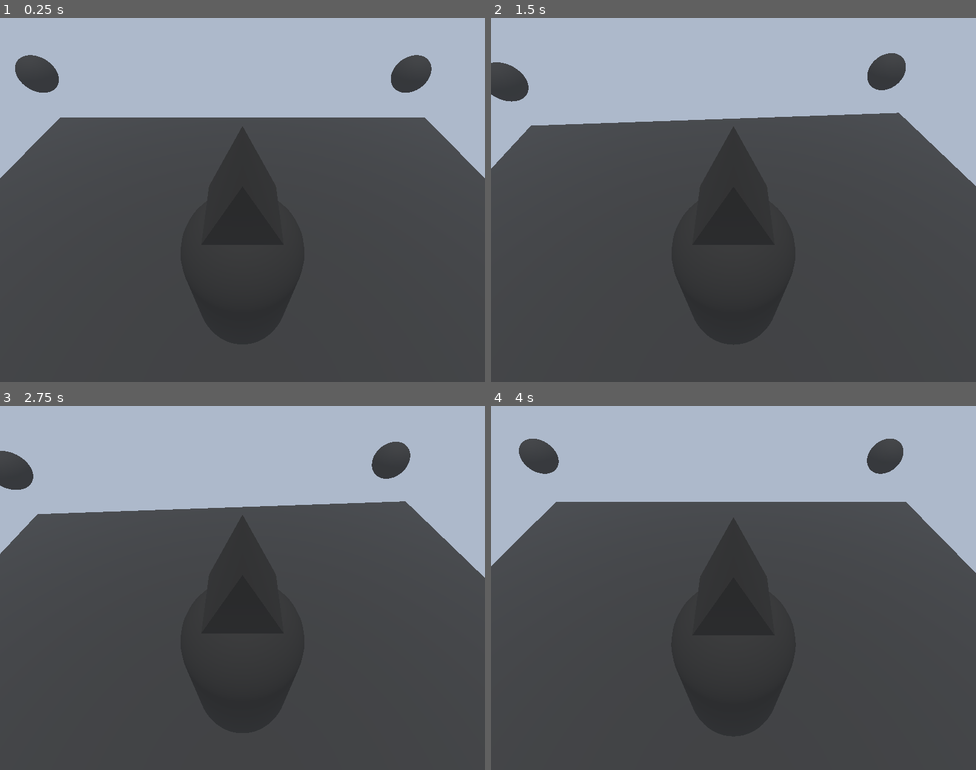
Above: before the commit, frames 1-4 (two rows, left to right).
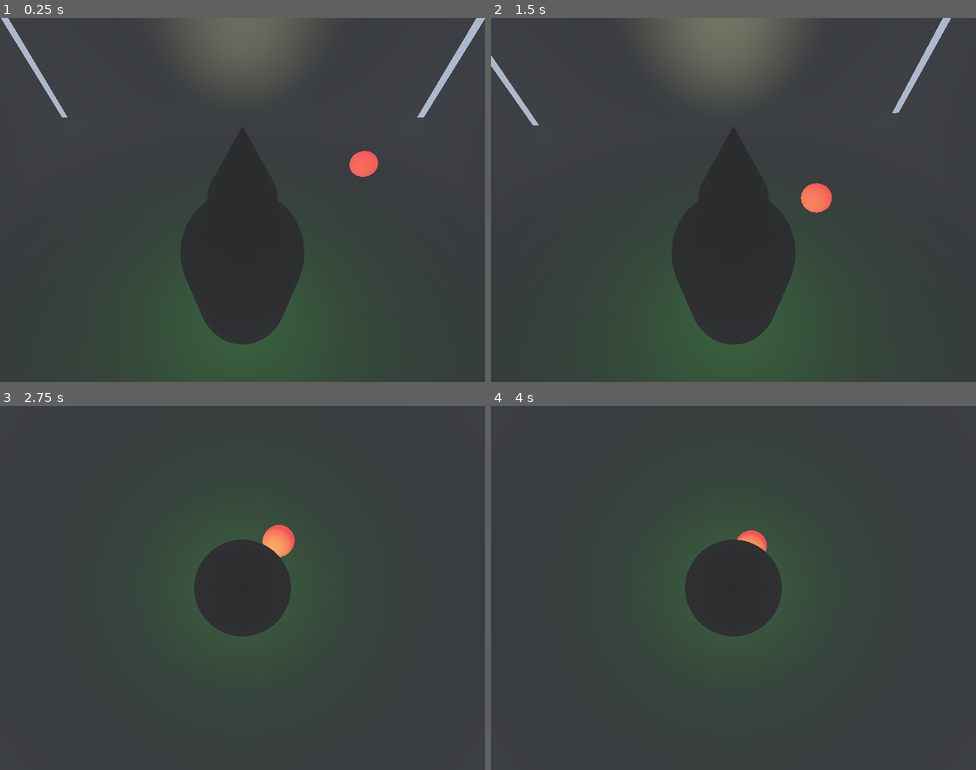
Above: after the commit, the same moments.

Repository: funhouse-ghoul/ChopShop
Game: Godot game, scene res://PrototypeScenes/FHGCS1.tscn
Two runs of this game, one before a commit and one after it. Both use one fixed random seed, a clock stepped at 60 frames per second and the inputs below.
Inputs:
- Up to frame 1 (0.25 s): no input
- Up to frame 2 (1.5 s): tap Right (io+r) at 0.6 s; tap W (io+x) at 1.35 s
- Up to frame 3 (2.75 s): tap D (io+y) at 2.1 s
- Up to frame 4 (4 s): tap Left (io-r) at 2.85 s; tap Enter at 3.5 s; hold S (io-x) from 3.53 s (still down)

The runs differ from the first frame. In frame 1, 28% of the frame differs, in the area x 0-100%, y 0-93%; in frame 2, 29%; in frame 3, 30%, in the area x 0-100%, y 0-74%; in frame 4, 29%.

Commit message:
basic follower complete

Diff:
--- a/Prefabs/caver.tscn
+++ b/Prefabs/caver.tscn
@@ -10,32 +10,36 @@
 height = 10.0
 
 [sub_resource type="SphereShape3D" id="SphereShape3D_kgtat"]
-radius = 3.0
+radius = 3.5
 
 [node name="Caver" unique_id=825253521 instance=ExtResource("1_o77wn")]
 
 [node name="PlayerSpringArm" parent="." index="2" unique_id=912092479]
 transform = Transform3D(0.99999994, 0, 0, 0, 1, 0, 0, 0, 0.99999994, 0, 2.25, -2)
 
-[node name="HeadMesh" type="MeshInstance3D" parent="." index="3" unique_id=775236689]
+[node name="Head" type="MeshInstance3D" parent="." index="3" unique_id=775236689]
 transform = Transform3D(0.5, 0, 0, 0, 0.5, 0, 0, 0, 0.5, 0, 1.2439694, 0)
 mesh = SubResource("PrismMesh_55inb")
 script = ExtResource("2_1jh3d")
 
-[node name="SpotLight3D" type="SpotLight3D" parent="HeadMesh" index="0" unique_id=906264947]
+[node name="SpotLight3D" type="SpotLight3D" parent="Head" index="0" unique_id=906264947]
 transform = Transform3D(-1, 0, -8.742278e-08, 0, 1, 0, 8.742278e-08, 0, -1, 0, 0, 0)
 spot_angle = 30.0
 
-[node name="Vision" type="Area3D" parent="HeadMesh" index="1" unique_id=1681934569]
+[node name="Vision" type="Area3D" parent="Head" index="1" unique_id=1681934569]
 transform = Transform3D(1, 0, 0, 0, 1, 0, 0, 0, 1, 0, 1.73315, 0.4658792)
 
-[node name="CollisionShape3D" type="CollisionShape3D" parent="HeadMesh/Vision" index="0" unique_id=1655183957]
+[node name="CollisionShape3D" type="CollisionShape3D" parent="Head/Vision" index="0" unique_id=1655183957]
 transform = Transform3D(1, 0, 0, 0, -4.371139e-08, -1, 0, 1, -4.371139e-08, 0, -1.7736216, 4.9823)
 shape = SubResource("CapsuleShape3D_kgtat")
 
-[node name="SpacAware" type="Area3D" parent="HeadMesh" index="2" unique_id=433060464]
+[node name="SpacAware" type="Area3D" parent="Head" index="2" unique_id=433060464]
 transform = Transform3D(1, 0, 0, 0, 1, 0, 0, 0, 1, 0, -2.458331, 0)
 
-[node name="CollisionShape3D" type="CollisionShape3D" parent="HeadMesh/SpacAware" index="0" unique_id=902912294]
+[node name="CollisionShape3D" type="CollisionShape3D" parent="Head/SpacAware" index="0" unique_id=902912294]
 transform = Transform3D(1, 0, 0, 0, -4.371139e-08, -1, 0, 1, -4.371139e-08, 0, 0, 0)
 shape = SubResource("SphereShape3D_kgtat")
+
+[node name="GlowLight" type="OmniLight3D" parent="Head" index="3" unique_id=1570118038]
+light_color = Color(0.42568094, 0.76669383, 0, 1)
+light_energy = 0.5
--- a/Prefabs/dummy_enemy.tscn
+++ b/Prefabs/dummy_enemy.tscn
@@ -4,7 +4,12 @@
 
 [sub_resource type="SphereShape3D" id="SphereShape3D_kgtat"]
 
+[sub_resource type="StandardMaterial3D" id="StandardMaterial3D_abukt"]
+emission_enabled = true
+emission = Color(0.9372549, 0, 0, 1)
+
 [sub_resource type="SphereMesh" id="SphereMesh_kgtat"]
+material = SubResource("StandardMaterial3D_abukt")
 
 [node name="DummyEnemy" type="CharacterBody3D" unique_id=1901569788]
 transform = Transform3D(0.5, 0, 0, 0, 0.5, 0, 0, 0, 0.5, 0, 0, 0)
@@ -15,3 +20,5 @@
 
 [node name="MeshInstance3D" type="MeshInstance3D" parent="." unique_id=537373049]
 mesh = SubResource("SphereMesh_kgtat")
+
+[node name="NavigationAgent3D" type="NavigationAgent3D" parent="." unique_id=1702260820]
--- a/PrototypeScenes/FHGCS1.tscn
+++ b/PrototypeScenes/FHGCS1.tscn
@@ -5,39 +5,101 @@
 [ext_resource type="PackedScene" uid="uid://cw1c4bkjmt774" path="res://Prefabs/dummy_enemy.tscn" id="4_dnmrq"]
 [ext_resource type="PackedScene" uid="uid://diy65xc6ja1pr" path="res://Prefabs/caver.tscn" id="4_u2smc"]
 
+[sub_resource type="NavigationMesh" id="NavigationMesh_kgtat"]
+vertices = PackedVector3Array(-3.75, 0.35, -3.789237, -3.75, 0.35, 3.710763, 3.75, 0.35, 3.710763, 3.75, 0.35, -3.789237)
+polygons = [PackedInt32Array(3, 2, 0), PackedInt32Array(0, 2, 1)]
+
 [sub_resource type="PlaneMesh" id="PlaneMesh_kgtat"]
 size = Vector2(10, 10)
 
 [sub_resource type="BoxShape3D" id="BoxShape3D_kgtat"]
 size = Vector3(10, 0.1, 10)
 
+[sub_resource type="BoxMesh" id="BoxMesh_kgtat"]
+size = Vector3(8.634304, 4.1694336, 0.5883789)
+
+[sub_resource type="BoxShape3D" id="BoxShape3D_abukt"]
+size = Vector3(8.624268, 4.16156, 0.56048584)
+
 [node name="World" type="Node3D" unique_id=1415019361]
+
+[node name="NavigationRegion3D" type="NavigationRegion3D" parent="." unique_id=1456840131]
+navigation_mesh = SubResource("NavigationMesh_kgtat")
+
+[node name="Geometry" type="Node3D" parent="NavigationRegion3D" unique_id=597021514]
+
+[node name="Floor" type="MeshInstance3D" parent="NavigationRegion3D/Geometry" unique_id=1694409454]
+mesh = SubResource("PlaneMesh_kgtat")
+
+[node name="StaticBody3D" type="StaticBody3D" parent="NavigationRegion3D/Geometry/Floor" unique_id=268375192]
+
+[node name="CollisionShape3D" type="CollisionShape3D" parent="NavigationRegion3D/Geometry/Floor/StaticBody3D" unique_id=1563215489]
+transform = Transform3D(1, 0, 0, 0, 1, 0, 0, 0, 1, 0, -0.1, 0)
+shape = SubResource("BoxShape3D_kgtat")
+
+[node name="Wall" type="MeshInstance3D" parent="NavigationRegion3D/Geometry" unique_id=1615076701]
+transform = Transform3D(1, 0, 0, 0, 1, 0, 0, 0, 1, 0.0025939941, 2.0556278, 4.70226)
+mesh = SubResource("BoxMesh_kgtat")
+
+[node name="StaticBody3D" type="StaticBody3D" parent="NavigationRegion3D/Geometry/Wall" unique_id=2027838337]
+
+[node name="CollisionShape3D" type="CollisionShape3D" parent="NavigationRegion3D/Geometry/Wall/StaticBody3D" unique_id=957775523]
+transform = Transform3D(1, 0, 0, 0, 1, 0, 0, 0, 1, 0.0057373047, 0.008551121, -0.0152282715)
+shape = SubResource("BoxShape3D_abukt")
+
+[node name="Wall2" type="MeshInstance3D" parent="NavigationRegion3D/Geometry" unique_id=1663609243]
+transform = Transform3D(1, 0, 0, 0, 1, 0, 0, 0, 1, 0.0051879883, 1.9977663, -4.743766)
+mesh = SubResource("BoxMesh_kgtat")
+
+[node name="StaticBody3D" type="StaticBody3D" parent="NavigationRegion3D/Geometry/Wall2" unique_id=20161883]
+
+[node name="CollisionShape3D" type="CollisionShape3D" parent="NavigationRegion3D/Geometry/Wall2/StaticBody3D" unique_id=1514712820]
+transform = Transform3D(1, 0, 0, 0, 1, 0, 0, 0, 1, 0.0057373047, 0.008551121, -0.0152282715)
+shape = SubResource("BoxShape3D_abukt")
+
+[node name="Wall3" type="MeshInstance3D" parent="NavigationRegion3D/Geometry" unique_id=1220135824]
+transform = Transform3D(-4.371139e-08, 0, 1, 0, 1, 0, -1, 0, -4.371139e-08, -4.6621995, 1.9399047, -0.045071602)
+mesh = SubResource("BoxMesh_kgtat")
+
+[node name="StaticBody3D" type="StaticBody3D" parent="NavigationRegion3D/Geometry/Wall3" unique_id=1254489569]
+
+[node name="CollisionShape3D" type="CollisionShape3D" parent="NavigationRegion3D/Geometry/Wall3/StaticBody3D" unique_id=1340982824]
+transform = Transform3D(1, 0, 0, 0, 1, 0, 0, 0, 1, 0.0057373047, 0.008551121, -0.0152282715)
+shape = SubResource("BoxShape3D_abukt")
+
+[node name="Wall4" type="MeshInstance3D" parent="NavigationRegion3D/Geometry" unique_id=407183288]
+transform = Transform3D(-4.371139e-08, 0, 1, 0, 1, 0, -1, 0, -4.371139e-08, 4.63952, 1.9399047, -0.045071602)
+mesh = SubResource("BoxMesh_kgtat")
+
+[node name="StaticBody3D" type="StaticBody3D" parent="NavigationRegion3D/Geometry/Wall4" unique_id=18997924]
+
+[node name="CollisionShape3D" type="CollisionShape3D" parent="NavigationRegion3D/Geometry/Wall4/StaticBody3D" unique_id=1868765218]
+transform = Transform3D(1, 0, 0, 0, 1, 0, 0, 0, 1, 0.0057373047, 0.008551121, -0.0152282715)
+shape = SubResource("BoxShape3D_abukt")
 
 [node name="Environment" type="Node3D" parent="." unique_id=1587728660]
 
 [node name="DirectionalLight3D" type="DirectionalLight3D" parent="Environment" unique_id=1806852919]
 transform = Transform3D(1, 0, 0, 0, -0.00077621534, 0.9999997, 0, -0.9999997, -0.00077621534, 0, 4.8310947, 0)
-light_color = Color(0.29954746, 0.29954746, 0.29954743, 1)
+light_color = Color(0, 0, 0, 1)
+sky_mode = 2
 
 [node name="WorldEnvironment" type="WorldEnvironment" parent="Environment" unique_id=2083300055]
 environment = ExtResource("1_20fo3")
 
-[node name="Geometry" type="Node3D" parent="." unique_id=597021514]
-
-[node name="Floor" type="MeshInstance3D" parent="Geometry" unique_id=1694409454]
-mesh = SubResource("PlaneMesh_kgtat")
-
-[node name="StaticBody3D" type="StaticBody3D" parent="Geometry/Floor" unique_id=268375192]
-
-[node name="CollisionShape3D" type="CollisionShape3D" parent="Geometry/Floor/StaticBody3D" unique_id=1563215489]
-transform = Transform3D(1, 0, 0, 0, 1, 0, 0, 0, 1, 0, -0.1, 0)
-shape = SubResource("BoxShape3D_kgtat")
-
 [node name="Caver" parent="." unique_id=825253521 instance=ExtResource("4_u2smc")]
 transform = Transform3D(1, 0, 0, 0, 1, 0, 0, 0, 1, 0, 1.117708, 0)
 
-[node name="HeadMesh" parent="Caver" index="3" unique_id=775236689 node_paths=PackedStringArray("camera")]
+[node name="Head" parent="Caver" index="3" unique_id=775236689 node_paths=PackedStringArray("camera")]
 camera = NodePath("../../PlayerView")
+
+[node name="SpotLight3D" parent="Caver/Head" index="0" unique_id=906264947]
+light_color = Color(1, 1, 0.8, 1)
+light_energy = 10.0
+
+[node name="GlowLight" parent="Caver/Head" index="3" unique_id=1570118038]
+transform = Transform3D(1, 0, 0, 0, 1, 0, 0, 0, 1, 0, -2.3461561, 0)
+light_color = Color(0.2742921, 0.8391858, 0.2879203, 1)
 
 [node name="PlayerView" type="Camera3D" parent="." unique_id=215360606 node_paths=PackedStringArray("player")]
 transform = Transform3D(1, 0, 0, 0, 1, 0, 0, 0, 1, 0, 3, 0.026)
@@ -47,21 +109,13 @@
 
 [node name="DummyEnemies" type="Node3D" parent="." unique_id=1619773101]
 
-[node name="DummyEnemy" parent="DummyEnemies" unique_id=1901569788 instance=ExtResource("4_dnmrq")]
-transform = Transform3D(0.5, 0, 0, 0, 0.5, 0, 0, 0, 0.5, -2.5318344, 1.941963, 2.786612)
+[node name="DummyEnemy" parent="DummyEnemies" unique_id=1901569788 node_paths=PackedStringArray("player") instance=ExtResource("4_dnmrq")]
+transform = Transform3D(0.5, 0, 0, 0, 0.5, 0, 0, 0, 0.5, -2.5318344, 0.34892917, 2.786612)
+player = NodePath("../../Caver")
 
-[node name="DummyEnemy2" parent="DummyEnemies" unique_id=993876419 instance=ExtResource("4_dnmrq")]
-transform = Transform3D(0.5, 0, 0, 0, 0.5, 0, 0, 0, 0.5, 3.0864117, 1.941963, 2.786612)
-
-[node name="DummyEnemy3" parent="DummyEnemies" unique_id=1729567979 instance=ExtResource("4_dnmrq")]
-transform = Transform3D(0.5, 0, 0, 0, 0.5, 0, 0, 0, 0.5, -2.5318344, 1.941963, -3.807673)
-
-[node name="DummyEnemy4" parent="DummyEnemies" unique_id=2059228995 instance=ExtResource("4_dnmrq")]
-transform = Transform3D(0.5, 0, 0, 0, 0.5, 0, 0, 0, 0.5, 0.2595811, 1.941963, -2.8141787)
-
-[connection signal="body_entered" from="Caver/HeadMesh/Vision" to="PlayerView" method="_on_vision_body_entered"]
-[connection signal="body_exited" from="Caver/HeadMesh/Vision" to="PlayerView" method="_on_vision_body_exited"]
-[connection signal="body_entered" from="Caver/HeadMesh/SpacAware" to="PlayerView" method="_on_spac_aware_body_entered"]
-[connection signal="body_exited" from="Caver/HeadMesh/SpacAware" to="PlayerView" method="_on_spac_aware_body_exited"]
+[connection signal="body_entered" from="Caver/Head/Vision" to="PlayerView" method="_on_vision_body_entered"]
+[connection signal="body_exited" from="Caver/Head/Vision" to="PlayerView" method="_on_vision_body_exited"]
+[connection signal="body_entered" from="Caver/Head/SpacAware" to="PlayerView" method="_on_spac_aware_body_entered"]
+[connection signal="body_exited" from="Caver/Head/SpacAware" to="PlayerView" method="_on_spac_aware_body_exited"]
 
 [editable path="Caver"]
--- a/Scripts/enemy.gd
+++ b/Scripts/enemy.gd
@@ -1,2 +1,26 @@
 extends CharacterBody3D
 class_name EnemyBody
+
+@onready var nav_agent = $NavigationAgent3D
+@export var speed = 1.0
+@export var player : PlayerCharacter
+var in_range:= .5
+
+func _ready():
+	assert(player)
+
+func _physics_process(delta):
+
+	update_target_location(player.global_position)
+	if position.distance_to(player.global_position) > in_range:
+		var currLoc = global_transform.origin
+		print(currLoc)
+		var nextLoc = nav_agent.get_next_path_position()
+		#print(nextLoc)
+		var newVel = (nextLoc - currLoc).normalized() * speed
+		velocity = newVel
+		print(velocity)
+		move_and_slide()
+
+func update_target_location(target_pos):
+	nav_agent.target_position = target_pos
